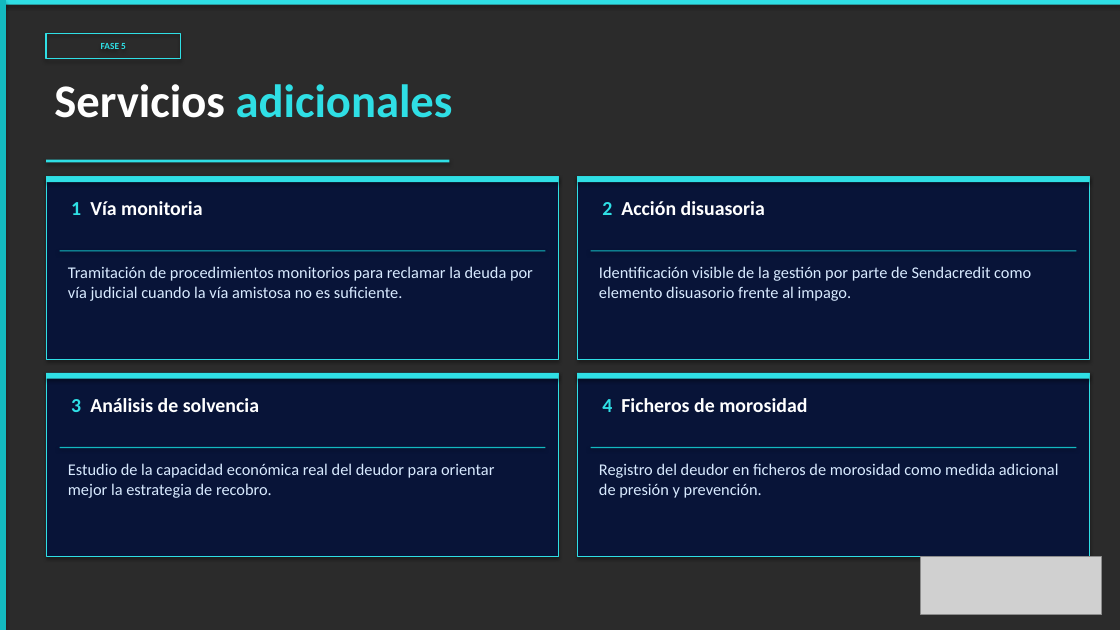
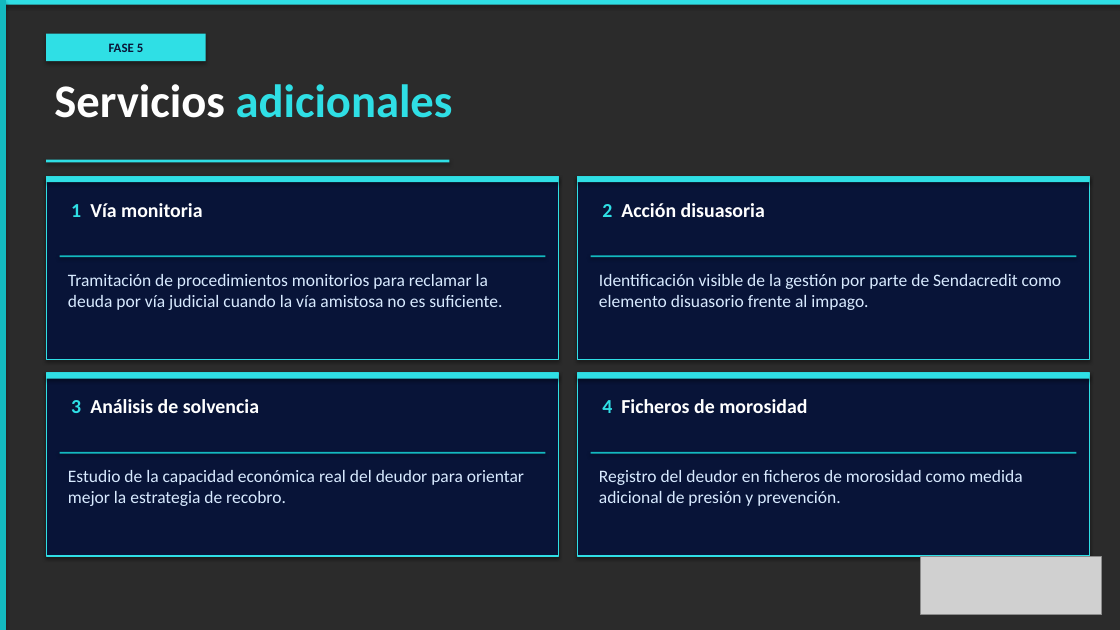
Before and after one commit to alejandroas010/alepixel-web, a slide deck: slide 6 of sendacredit_propuesta.pptx. Drawn at 1120x630 pixels with LibreOffice and Linux fonts; fonts in the diff are those of the drawing; grey boxes stand for pictures; background and template pictures are left out; a plain dark background stands for a picture behind light text. Boxes give left, top, right and bottom in pixels: in the first picture for what was removed or moved away, otherwise in the second. Text is boxed around its words. In the diff, an @@ line names an element or a change of style, - is before the commit and + after.

```diff
--- a/sendacredit_propuesta.pptx
+++ b/sendacredit_propuesta.pptx
@@ rectangle "FASE 5": place and size @@
-rectangle "FASE 5" at [46,34,181,59]
+rectangle "FASE 5" at [46,34,206,61]
@@ rectangle "FASE 5" at [46,34,206,61]: size 8 to 11 pt, text colour #2FDFE5 to #0A1638; fill none to #2FDFE5; outline #2FDFE5 1.2 pt to none @@
@@ outline #2FDFE5 0.8 pt to #2FDFE5 1 pt in 4 elements at [46,176,559,360], [577,176,1090,360], [46,373,559,556], [577,373,1090,556] @@
@@ size 14 to 15 pt in 4 elements at [68,274,502,310], [599,274,1062,310], [68,470,524,506], [599,470,1022,506] @@
@@ 4 rectangles: place and size @@
-4 rectangles at [60,250,1076,448]
+4 rectangles at [60,255,1076,454]
```
Also in this commit, not shown: 5 other slides changed.
